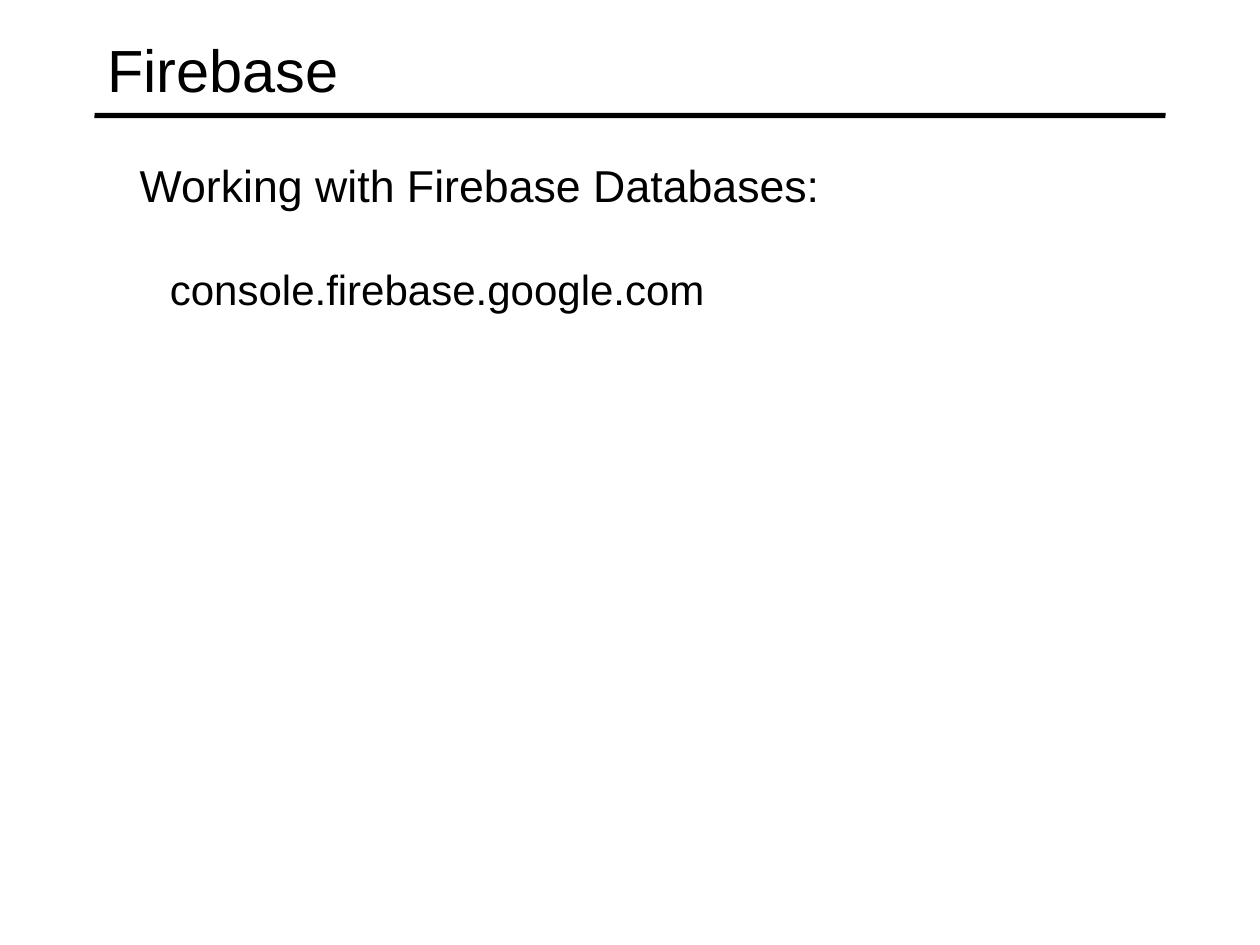
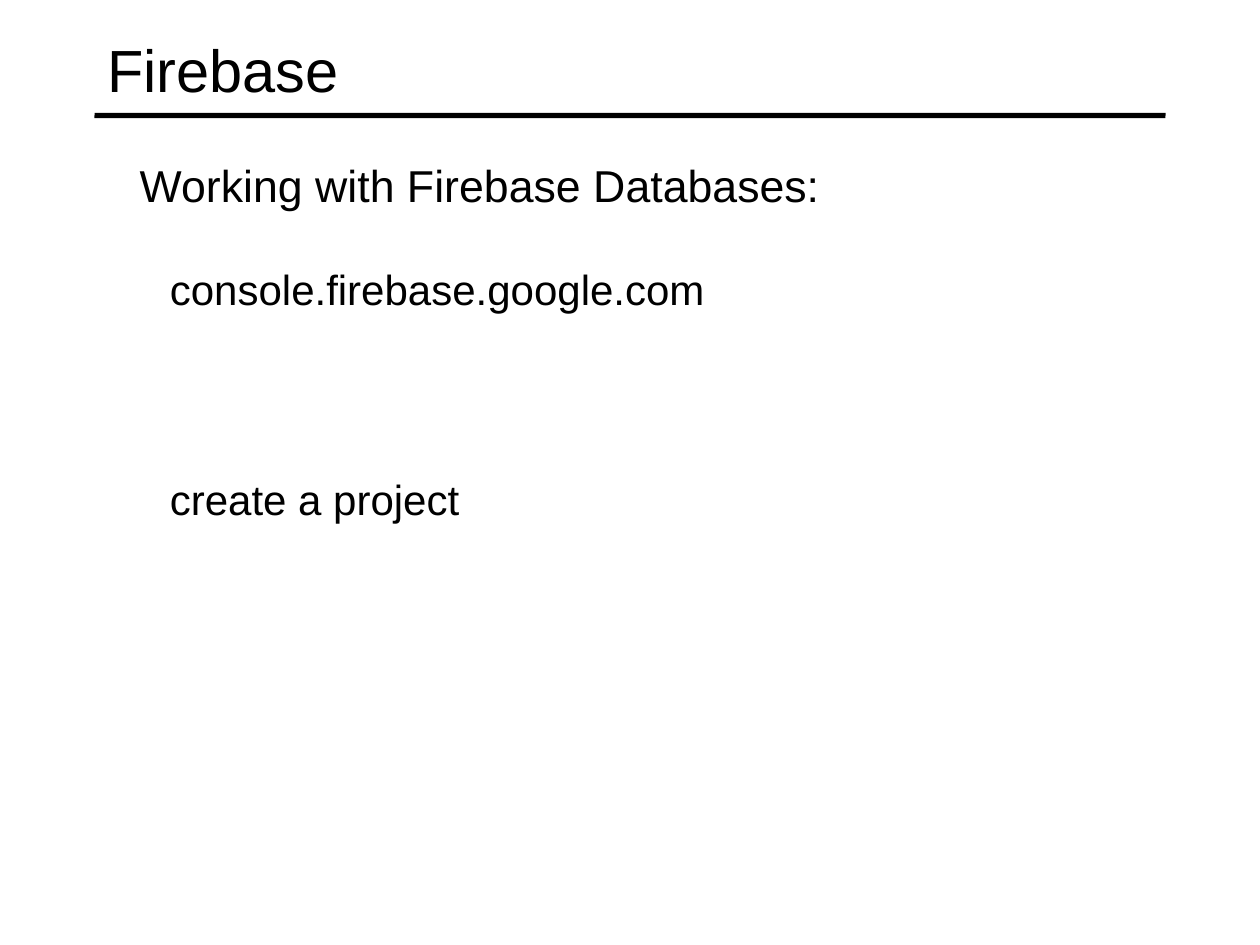
Before and after one commit to specter01wj/Jago_Link_Training, a slide deck: slide 6 of Angular/Angular7/Angular Advanced Course/Essentials/11.Building Real-time Server-less Apps with Firebase/L11_Building Real-time Server-less Apps with Firebase.ppt. Drawn at 1260x945 pixels with LibreOffice and Linux fonts; fonts in the diff are those of the drawing. Boxes give left, top, right and bottom in pixels: in the first picture for what was removed or moved away, otherwise in the second. Text is boxed around its words. In the diff, an @@ line names an element or a change of style, - is before the commit and + after.

Commit message:
10/15/2019 v1

```diff
--- a/Angular/Angular7/Angular Advanced Course/Essentials/11.Building Real-time Server-less Apps with Firebase/L11_Building Real-time Server-less Apps with Firebase.ppt
+++ b/Angular/Angular7/Angular Advanced Course/Essentials/11.Building Real-time Server-less Apps with Firebase/L11_Building Real-time Server-less Apps with Firebase.ppt
@@ text added at box(170, 484, 459, 524), 24 pt, text #000000 @@
+  create a project
```
Also in this commit, not shown: 1 slide added, 19 slides removed.
